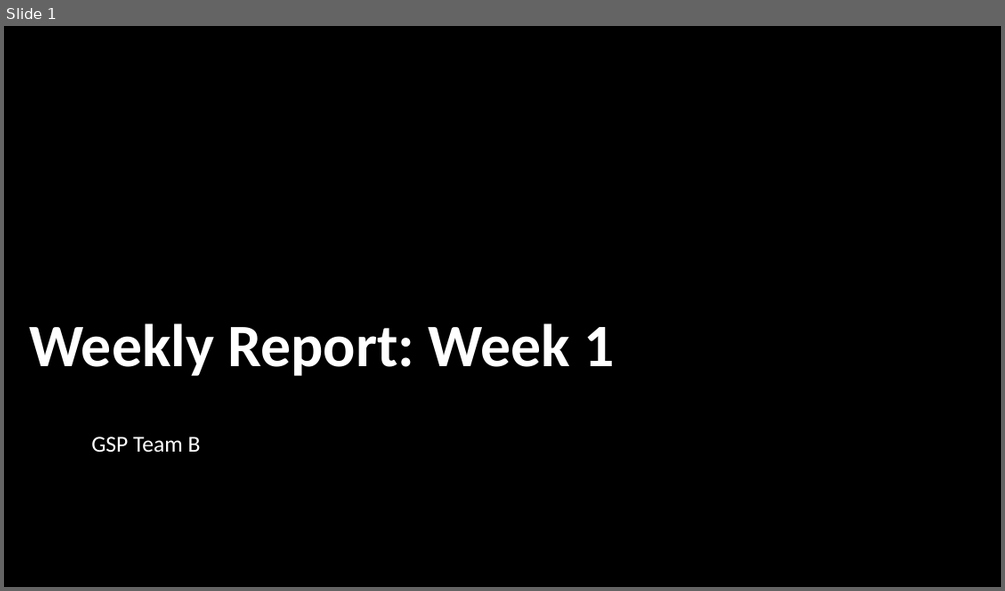
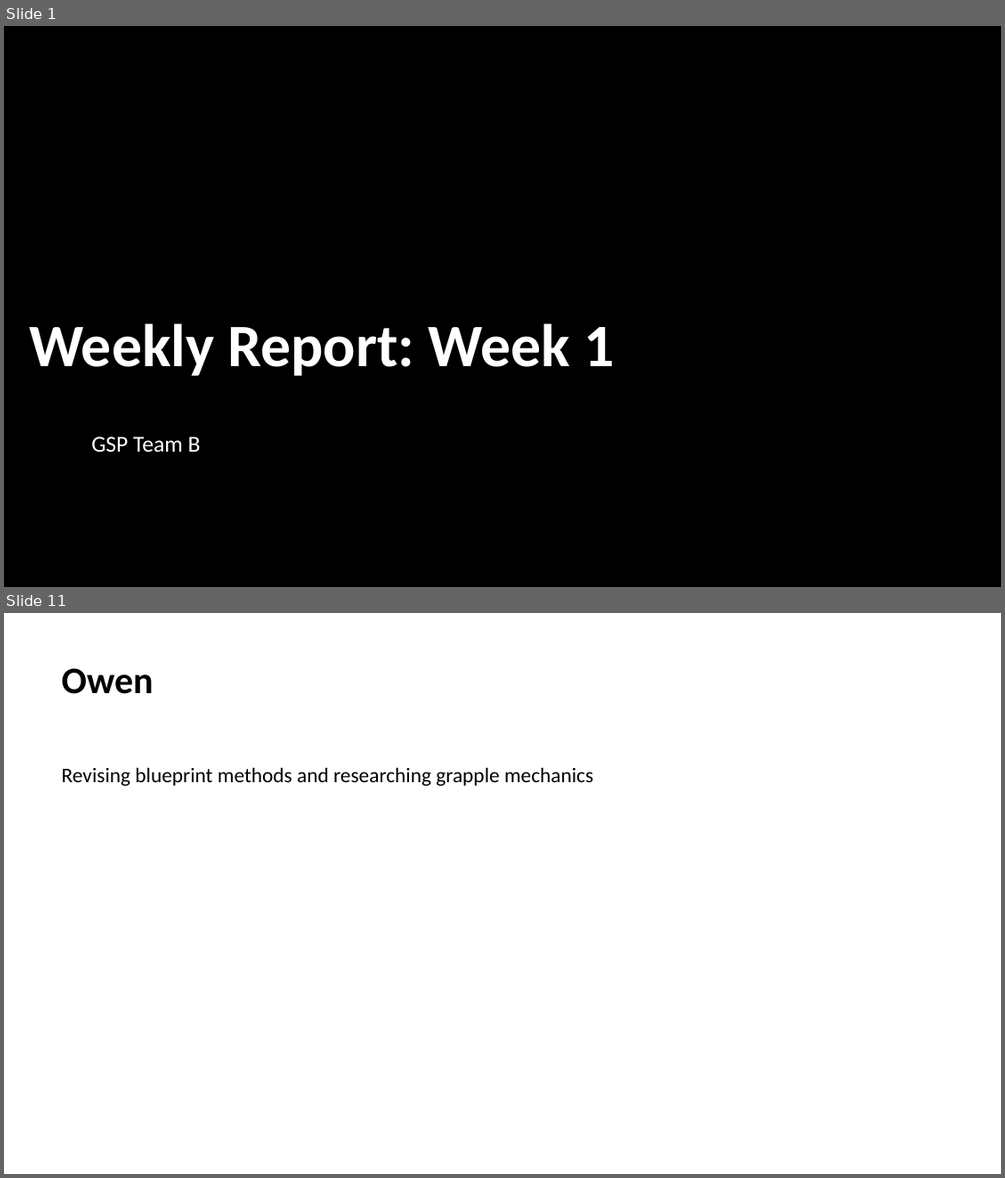
Before and after one commit to Toby-Withers/GSP-Team-B, a slide deck: Weekly Report 1.pptx. Shown one above the other, each under a label of ours: slide 1 before the commit, slides 1 and 11 after it; the slides between them are not shown. The pictures are 1005x591 and 1005x1178 pixels, drawn with LibreOffice and Linux fonts; fonts in the diff are those of the drawing; background and template pictures are left out. Boxes give left, top, right and bottom in pixels: in the first picture for what was removed or moved away, otherwise in the second. Text is boxed around its words. In the diff, an @@ line names an element or a change of style, - is before the commit and + after.

```diff
--- a/Weekly Report 1.pptx
+++ b/Weekly Report 1.pptx
@@ slide 11 added at (x1=4, y1=613, x2=1001, y2=1174), background #FFFFFF @@
@@ title added at (x1=62, y1=668, x2=154, y2=694), 36 pt, text #000000, bold @@
+Owen
@@ text added at (x1=62, y1=767, x2=593, y2=786), 20 pt, text #000000 @@
+Revising blueprint methods and researching grapple mechanics
```
Also in this commit, not shown: 2 slides changed, 10 other slides added, 5 slides removed, 3 other files.
